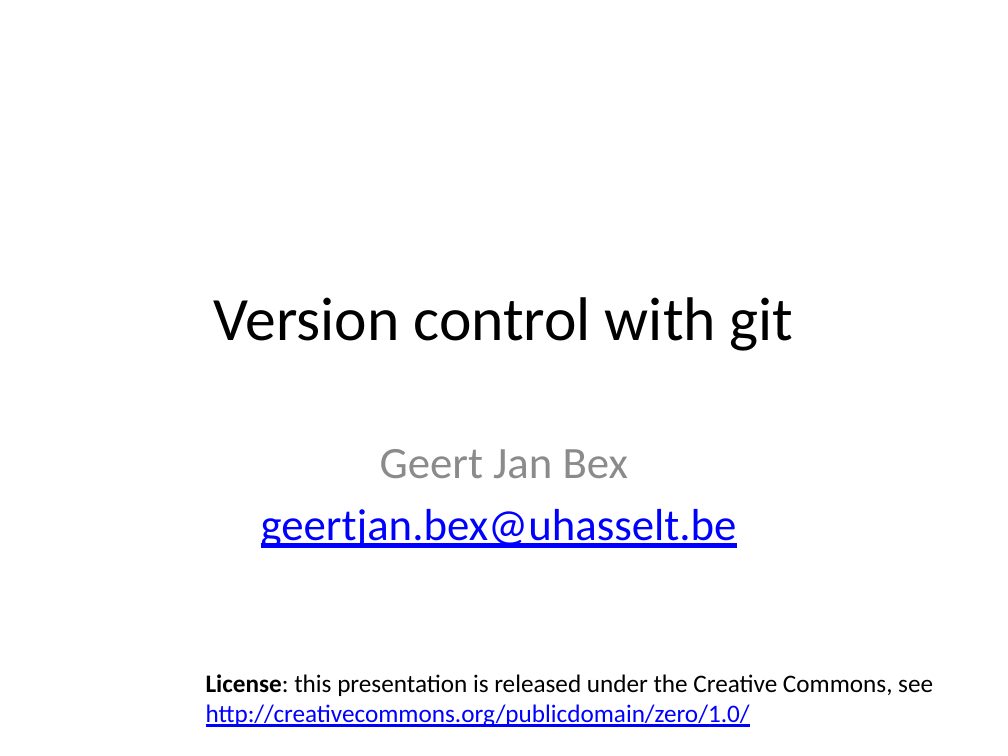
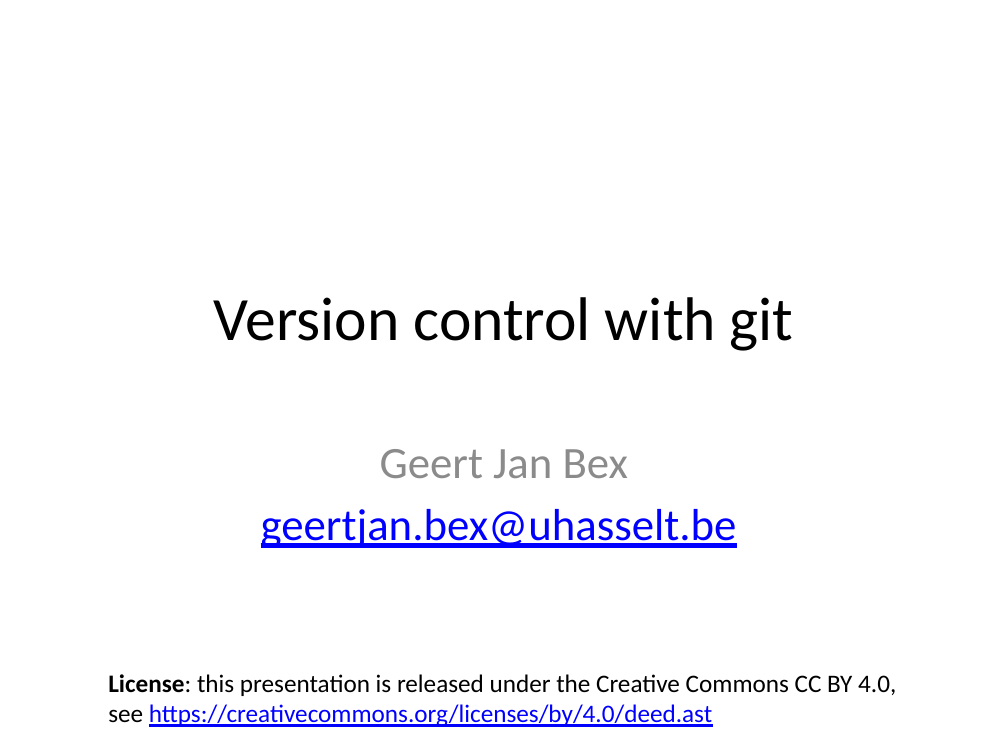
Before and after one commit to gjbex/Version-control-with-git, a slide deck: slide 1 of version_control_git.pptx. Drawn at 1008x756 pixels with LibreOffice and Linux fonts; fonts in the diff are those of the drawing. Boxes give left, top, right and bottom in pixels: in the first picture for what was removed or moved away, otherwise in the second. Text is boxed around its words. In the diff, an @@ line names an element or a change of style, - is before the commit and + after.

Commit message:
Update license information

```diff
--- a/version_control_git.pptx
+++ b/version_control_git.pptx
@@ text at [108,674,896,727]: text changed @@
-License: this presentation is released under the Creative Commons, see
-http://creativecommons.org/publicdomain/zero/1.0/
+License: this presentation is released under the Creative Commons CC BY 4.0,
+see https://creativecommons.org/licenses/by/4.0/deed.ast
```
